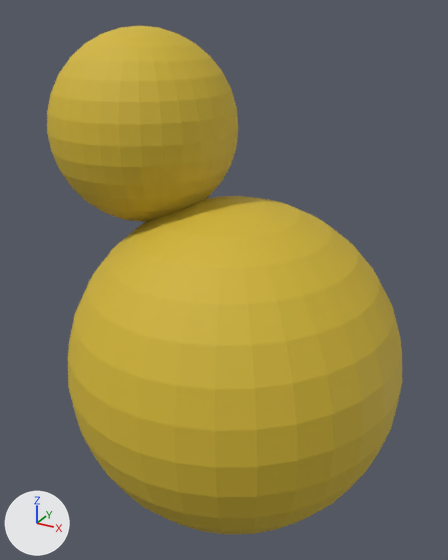
One commit to the OBJ model assets/models/Step-by-step/Chicken/Chicken-2.obj: the scene before it, then after it.
The view is the same before and after, from a 50 mm lens placed at (1.75, -3.59, 4.61), pointed at (-0.24, 0.03, 2.8). Arrows for +X, +Y and +Z are at lower left; the lights stay in place. Where no turn or scale is listed for an object, it has been applied to the vertices.
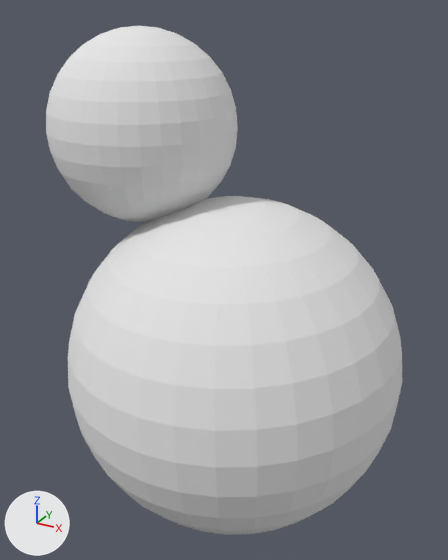
Edits to the bpy script that builds the scene:
```text
Add mat_material_032:
    mat_material_032 = principled_material('Material.032')
    mat_material_032.base_color = (0.8, 0.8, 0.8)  # white #e7e7e7
    mat_material_032.roughness = 1.0
Change me_sphere_001:
    where me_sphere_001.from_pydata(...)  # 482 vertices, 512 faces; spans x -1.547..-0.219, y -0.628..0.7, z 3.172..4.499
    remove me_sphere_001.materials.append(mat_material_002)  # yellow #d1b532
    add me_sphere_001.materials.append(mat_material_032)  # white #e7e7e7
Change me_sphere_002:
    where me_sphere_002.from_pydata(...)  # 482 vertices, 512 faces; spans x -1.36..1.09, y -1.22..1.22, z 0.96..3.4
    remove me_sphere_002.materials.append(mat_material_002)  # yellow #d1b532
    add me_sphere_002.materials.append(mat_material_032)  # white #e7e7e7
```

Location of each change, [x1, y1, x2, y2] in pixels of the pictures (448 x 560 px):
'Sphere.002', recoloured (yellow to white)
    both: [68, 196, 402, 535]
'Sphere.001', recoloured (yellow to white)
    both: [46, 26, 238, 222]
